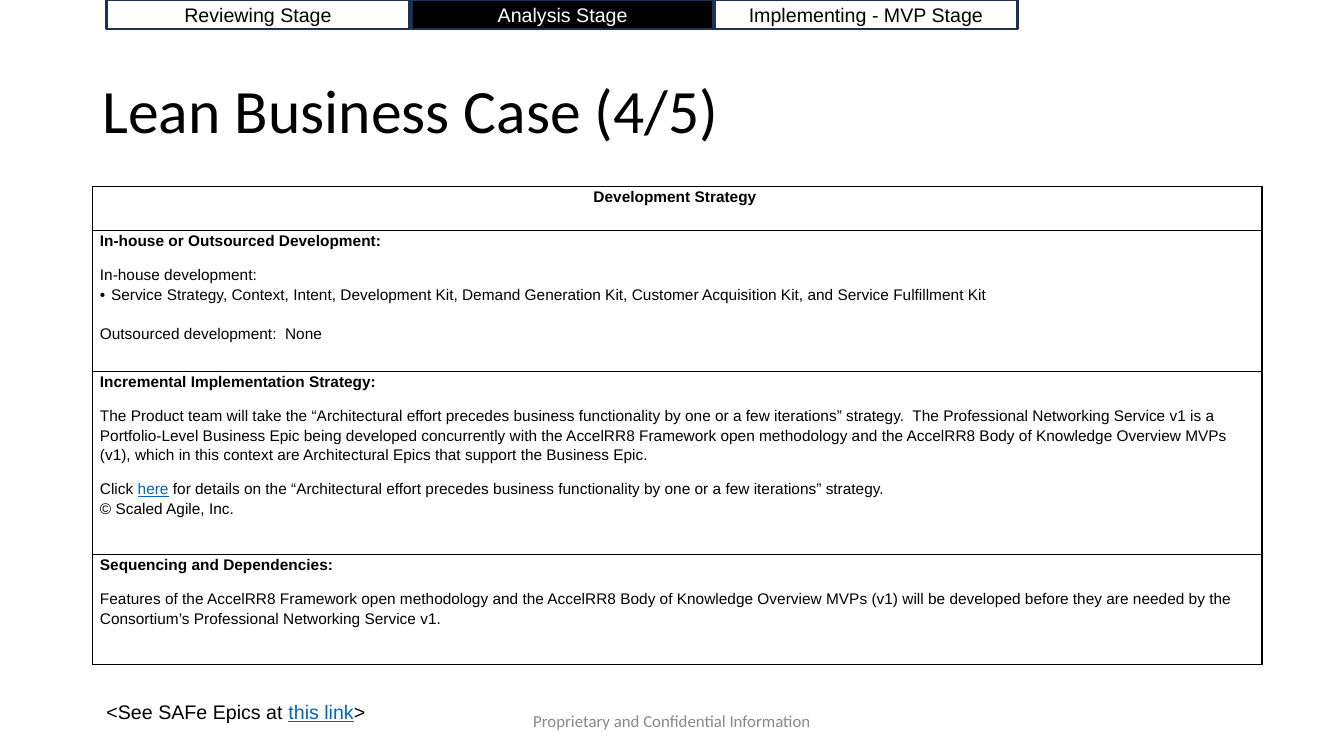
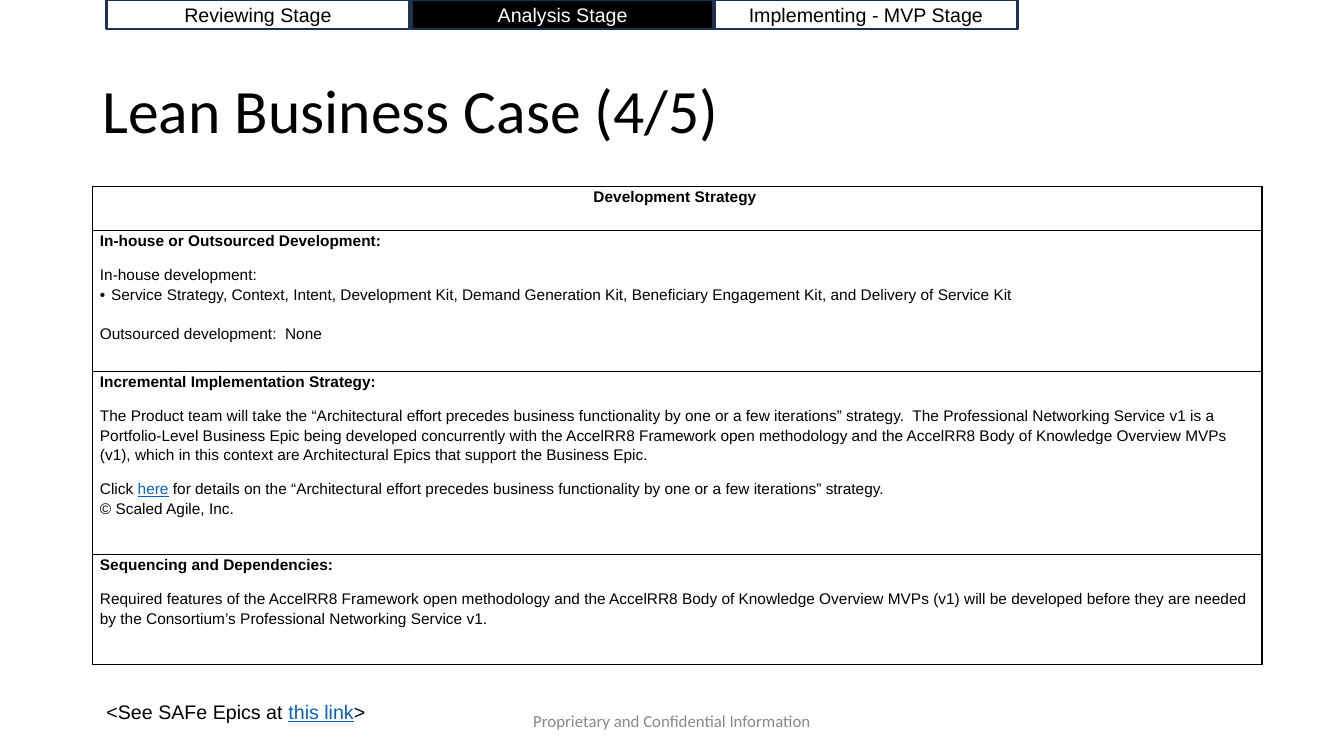
Before and after one commit to AccelRR8-Consortium-NonProfit/Management-Public, a slide deck: slide 11 of docs/2_Value_Creation/2a_Product/Professional Networking/Professional Networking v1 Lean Business Case.pptx. Drawn at 1344x756 pixels with LibreOffice and Linux fonts; fonts in the diff are those of the drawing; background and template pictures are left out. Boxes give left, top, right and bottom in pixels: in the first picture for what was removed or moved away, otherwise in the second. Text is boxed around its words. In the diff, an @@ line names an element or a change of style, - is before the commit and + after.

Commit message:
Updated Professional Networking Service v1 Lean Business Case

```diff
--- a/docs/2_Value_Creation/2a_Product/Professional Networking/Professional Networking v1 Lean Business Case.pptx
+++ b/docs/2_Value_Creation/2a_Product/Professional Networking/Professional Networking v1 Lean Business Case.pptx
@@ table at [93, 187, 1262, 665] @@
-row 2, column 1: In-house or Outsourced Development: / In-house development: / Service Strategy, Context, Intent, Development Kit, Demand Generation Kit, Customer Acquisition Kit, and Service Fulfillment Kit / Outsourced development: None
+row 2, column 1: In-house or Outsourced Development: / In-house development: / Service Strategy, Context, Intent, Development Kit, Demand Generation Kit, Beneficiary Engagement Kit, and Delivery of Service Kit / Outsourced development: None
-row 4, column 1: Sequencing and Dependencies: / Features of the AccelRR8 Framework open methodology and the AccelRR8 Body of Knowledge Overview MVPs (v1) will be developed before they are needed by the Consortium’s Professional Networking Service v1.
+row 4, column 1: Sequencing and Dependencies: / Required features of the AccelRR8 Framework open methodology and the AccelRR8 Body of Knowledge Overview MVPs (v1) will be developed before they are needed by the Consortium’s Professional Networking Service v1.
```
Also in this commit, not shown: 8 other slides changed, 3 other files.
